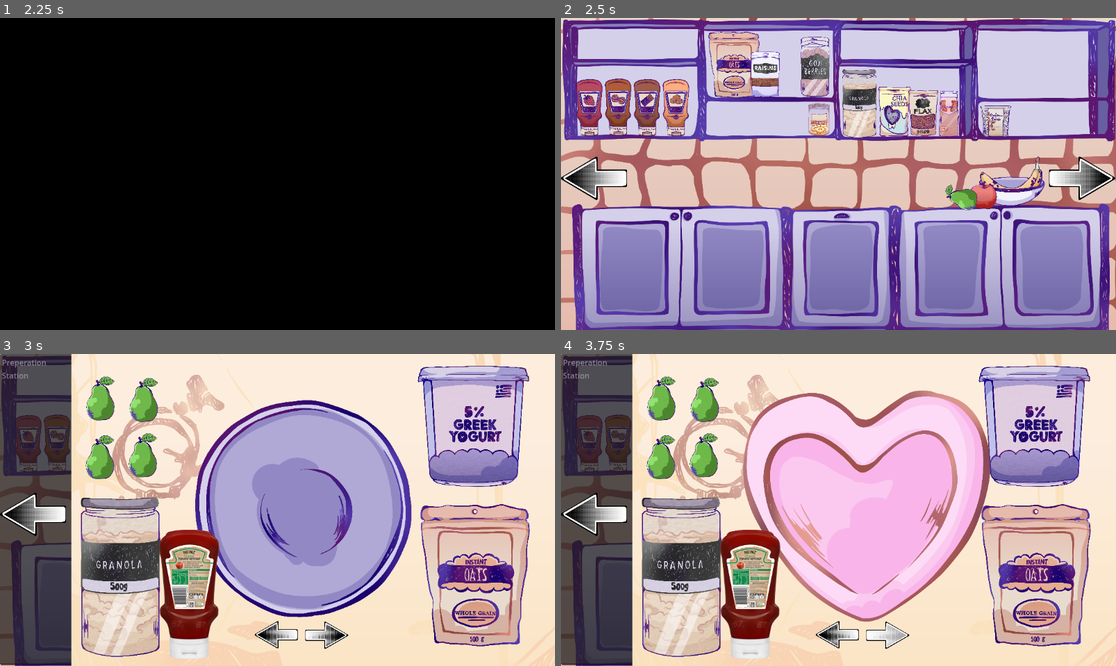
Above: before the commit, frames 1-4 (two rows, left to right).
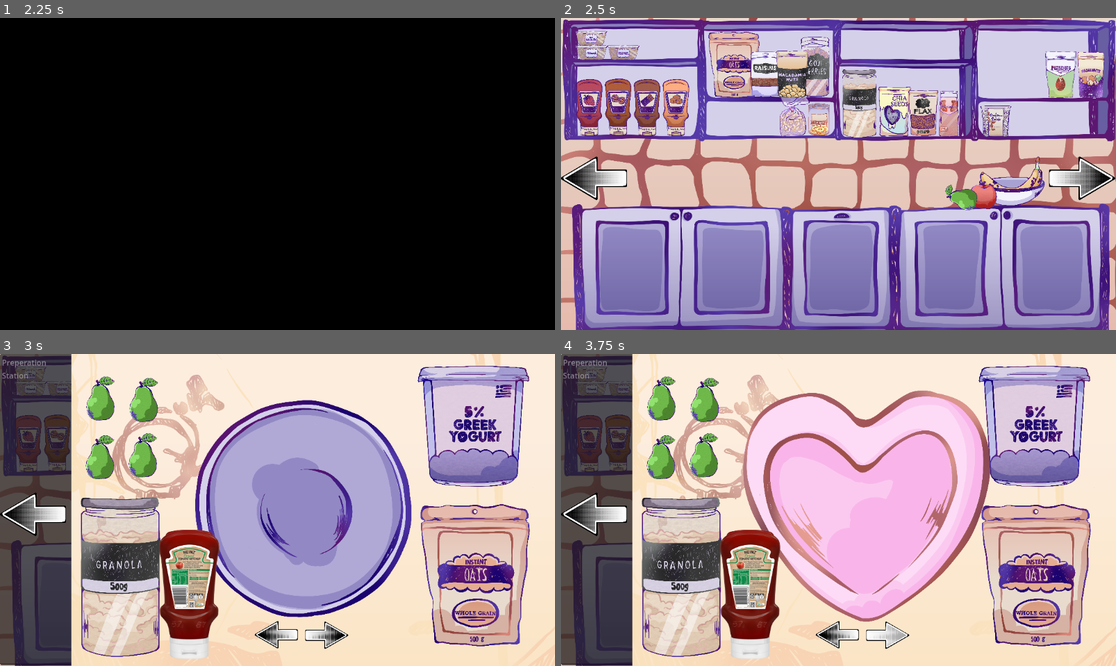
Above: after the commit, the same moments.

Repository: authenticBloodshed/gOATmeal
Game: Godot game, scene res://MainMenu.tscn
Two runs of this game, one before a commit and one after it. Both use one fixed random seed, a clock stepped at 60 frames per second and the inputs below.
Inputs (mouse positions are in pixels of both pictures, inside the frame that each line leads up to):
- Up to frame 1 (2.25 s): click "START" at 0.5 s; click "START" at 1.25 s; click "START" at 2 s
- Up to frame 2 (2.5 s): no input
- Up to frame 3 (3 s): click (521, 516) at 2.75 s
- Up to frame 4 (3.75 s): click (888, 634) at 3.5 s

Frame 1 is identical in both runs. In frame 2, 3.1% of the frame differs, in the area x 2-98%, y 4-39%; in frame 3, 0.2%; in frame 4, 0.2%.

Commit message:
Added all nuts to the kitchen

Diff:
--- a/game.tscn
+++ b/game.tscn
@@ -32,11 +32,18 @@
 [ext_resource type="Texture2D" uid="uid://bm4ma2yhmahx2" path="res://KitchenCounter.png" id="18_ys6ic"]
 [ext_resource type="Texture2D" uid="uid://ci7g57k4bb7xt" path="res://cranberries.png" id="19_0fk1j"]
 [ext_resource type="Texture2D" uid="uid://ufa7bshh1xwv" path="res://gojiberriesjar.png" id="20_8lpqa"]
+[ext_resource type="Texture2D" uid="uid://ckxdb5drhdnf6" path="res://almonds.png" id="22_45j66"]
+[ext_resource type="Texture2D" uid="uid://dwg4bfw6u2u6g" path="res://walnuts.png" id="23_byiuf"]
 [ext_resource type="PackedScene" uid="uid://dvueuso1kqybe" path="res://Fridge.tscn" id="24_5s72y"]
+[ext_resource type="Texture2D" uid="uid://mst0m4bmq775" path="res://pecans.png" id="24_dnws1"]
 [ext_resource type="Texture2D" uid="uid://bvjcl7bq1qeyo" path="res://finalbreakfast.png" id="24_edftf"]
 [ext_resource type="PackedScene" uid="uid://bn7l7abptit80" path="res://PrepStation.tscn" id="24_s7fva"]
+[ext_resource type="Texture2D" uid="uid://dqo3bfrolfpie" path="res://hazelnuts.png" id="25_hrn4b"]
+[ext_resource type="Texture2D" uid="uid://cckcnxmj3drup" path="res://cashews.png" id="26_gkthc"]
+[ext_resource type="Texture2D" uid="uid://bqpwaboseunpj" path="res://pistachios.png" id="27_3gu88"]
 [ext_resource type="AudioStream" uid="uid://c77tvtsq62ofh" path="res://Upbeat Jazz Cooking by Infraction [No Copyright Music] _ Jazz Time - Infraction - No Copyright Music (youtube).mp3" id="27_4g87n"]
 [ext_resource type="PackedScene" uid="uid://ctts782sd43x0" path="res://PickupItem.tscn" id="28_aug4q"]
+[ext_resource type="Texture2D" uid="uid://draygqa4dcxj6" path="res://macadamianuts.png" id="28_bgiym"]
 [ext_resource type="Texture2D" uid="uid://b8y50ho1tt7v" path="res://chiaseeds.png" id="29_2tvmw"]
 
 [node name="Game" type="Node2D"]
@@ -213,6 +220,90 @@
 
 [node name="CollisionShape2D" parent="KitchenStuff/Pineapple" index="1"]
 position = Vector2(47, -19)
+
+[node name="Almonds" parent="KitchenStuff" instance=ExtResource("28_aug4q")]
+position = Vector2(16, 91)
+itemId = "almond"
+
+[node name="Sprite2D" parent="KitchenStuff/Almonds" index="0"]
+position = Vector2(47, -19)
+scale = Vector2(0.035, 0.035)
+texture = ExtResource("22_45j66")
+
+[node name="CollisionShape2D" parent="KitchenStuff/Almonds" index="1"]
+position = Vector2(47, -4.5)
+
+[node name="Walnuts" parent="KitchenStuff" instance=ExtResource("28_aug4q")]
+position = Vector2(15, 61)
+itemId = "walnut"
+
+[node name="Sprite2D" parent="KitchenStuff/Walnuts" index="0"]
+position = Vector2(47, -19)
+scale = Vector2(0.035, 0.035)
+texture = ExtResource("23_byiuf")
+
+[node name="CollisionShape2D" parent="KitchenStuff/Walnuts" index="1"]
+position = Vector2(48, -36)
+
+[node name="Pecans" parent="KitchenStuff" instance=ExtResource("28_aug4q")]
+position = Vector2(82, 91)
+itemId = "pecan"
+
+[node name="Sprite2D" parent="KitchenStuff/Pecans" index="0"]
+position = Vector2(47, -19)
+scale = Vector2(0.035, 0.035)
+texture = ExtResource("24_dnws1")
+
+[node name="CollisionShape2D" parent="KitchenStuff/Pecans" index="1"]
+position = Vector2(49, -3)
+
+[node name="Hazelnut" parent="KitchenStuff" instance=ExtResource("28_aug4q")]
+position = Vector2(1025, 151)
+itemId = "hazelnuts"
+
+[node name="Sprite2D" parent="KitchenStuff/Hazelnut" index="0"]
+position = Vector2(74, -32)
+scale = Vector2(0.0505, 0.0505)
+texture = ExtResource("25_hrn4b")
+
+[node name="CollisionShape2D" parent="KitchenStuff/Hazelnut" index="1"]
+position = Vector2(75, -29)
+
+[node name="Cashews" parent="KitchenStuff" instance=ExtResource("28_aug4q")]
+position = Vector2(407, 230)
+itemId = "cashews"
+
+[node name="Sprite2D" parent="KitchenStuff/Cashews" index="0"]
+position = Vector2(74, -32)
+scale = Vector2(0.0505, 0.0505)
+texture = ExtResource("26_gkthc")
+
+[node name="CollisionShape2D" parent="KitchenStuff/Cashews" index="1"]
+position = Vector2(72, -16)
+
+[node name="Pistachios" parent="KitchenStuff" instance=ExtResource("28_aug4q")]
+position = Vector2(964, 149)
+itemId = "pistachio"
+
+[node name="Sprite2D" parent="KitchenStuff/Pistachios" index="0"]
+position = Vector2(74, -32)
+scale = Vector2(0.0505, 0.0505)
+texture = ExtResource("27_3gu88")
+
+[node name="CollisionShape2D" parent="KitchenStuff/Pistachios" index="1"]
+position = Vector2(72, -24)
+
+[node name="Macadamia" parent="KitchenStuff" instance=ExtResource("28_aug4q")]
+position = Vector2(407, 149)
+itemId = "macadamia"
+
+[node name="Sprite2D" parent="KitchenStuff/Macadamia" index="0"]
+position = Vector2(74, -32)
+scale = Vector2(0.0505, 0.0505)
+texture = ExtResource("28_bgiym")
+
+[node name="CollisionShape2D" parent="KitchenStuff/Macadamia" index="1"]
+position = Vector2(72, -24)
 
 [node name="Breakfast" type="ColorRect" parent="."]
 visible = false
@@ -340,3 +431,10 @@
 [editable path="KitchenStuff/CRanberries"]
 [editable path="KitchenStuff/Gojiberries"]
 [editable path="KitchenStuff/Pineapple"]
+[editable path="KitchenStuff/Almonds"]
+[editable path="KitchenStuff/Walnuts"]
+[editable path="KitchenStuff/Pecans"]
+[editable path="KitchenStuff/Hazelnut"]
+[editable path="KitchenStuff/Cashews"]
+[editable path="KitchenStuff/Pistachios"]
+[editable path="KitchenStuff/Macadamia"]
Binary file added: almonds.png
Not shown, added: almonds.png.import
Binary file added: cashews.png
Not shown, added: cashews.png.import
Not shown: 1 places in game.tscn that only renumber resources
Binary file added: hazelnuts.png
Not shown, added: hazelnuts.png.import
Binary file added: macadamianuts.png
Not shown, added: macadamianuts.png.import
Binary file added: pecans.png
Not shown, added: pecans.png.import
Binary file added: pistachios.png
(and 3 more such lines)
